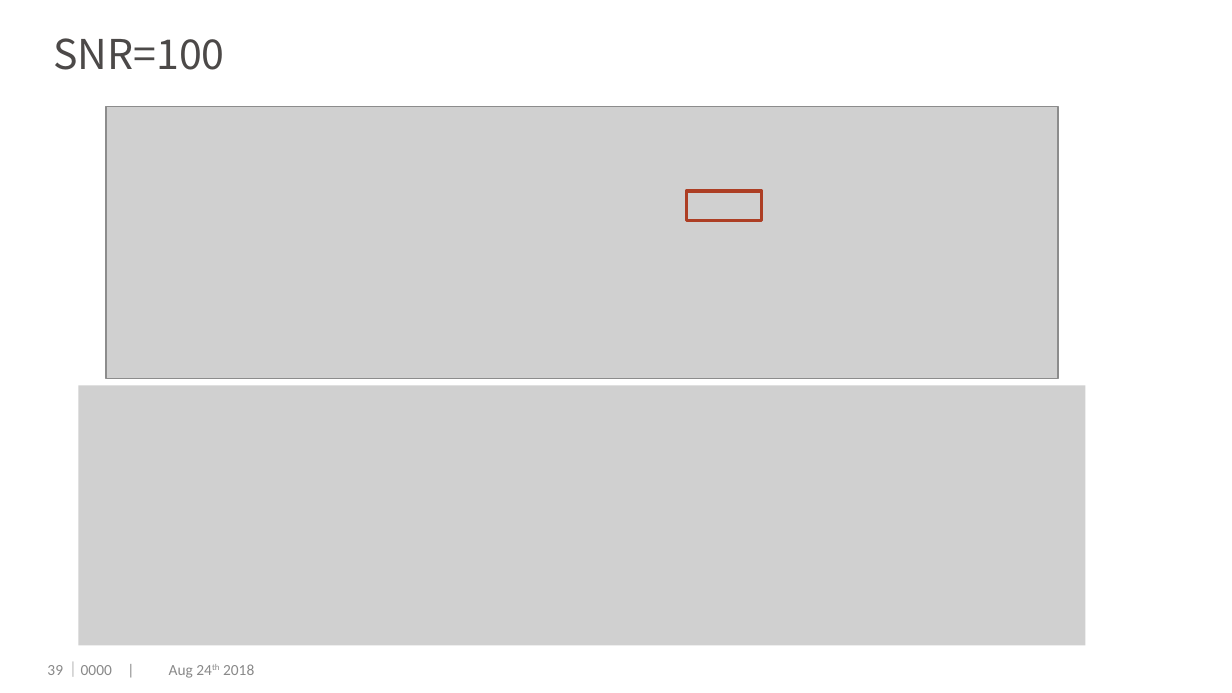
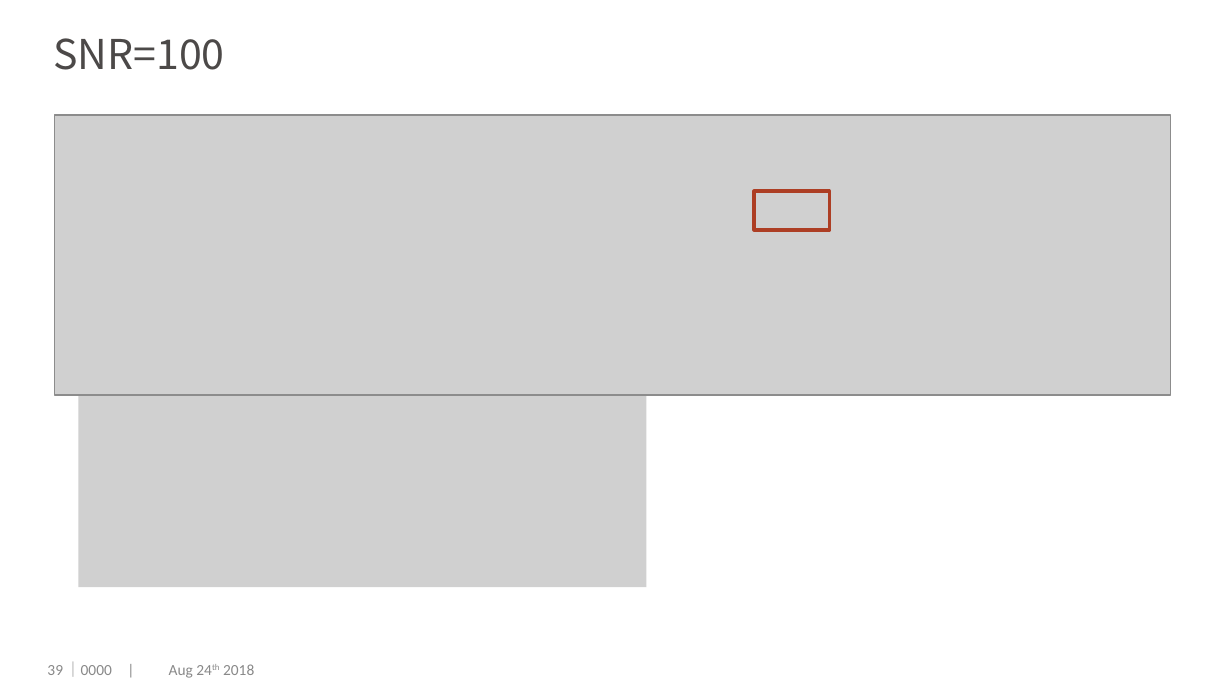
Before and after one commit to dengwx11/GroupLasso, a slide deck: slide 40 of manu & slides/Final.pptx. Drawn at 1232x693 pixels with LibreOffice and Linux fonts; fonts in the diff are those of the drawing; grey boxes stand for pictures; background and template pictures are left out. Boxes give left, top, right and bottom in pixels: in the first picture for what was removed or moved away, otherwise in the second. Text is boxed around its words. In the diff, an @@ line names an element or a change of style, - is before the commit and + after.

```diff
--- a/manu & slides/Final.pptx
+++ b/manu & slides/Final.pptx
@@ picture: place and size @@
-picture at (106,106,1058,378)
+picture at (54,115,1170,394)
@@ rectangle: place and size @@
-rectangle at (686,191,761,221)
+rectangle at (754,191,829,229)
@@ picture removed at (79,386,1085,646) @@
@@ picture added at (79,386,647,588) @@
```
Also in this commit, not shown: 9 other slides changed, 2 slides added, 5 slides removed, 17 other files.
